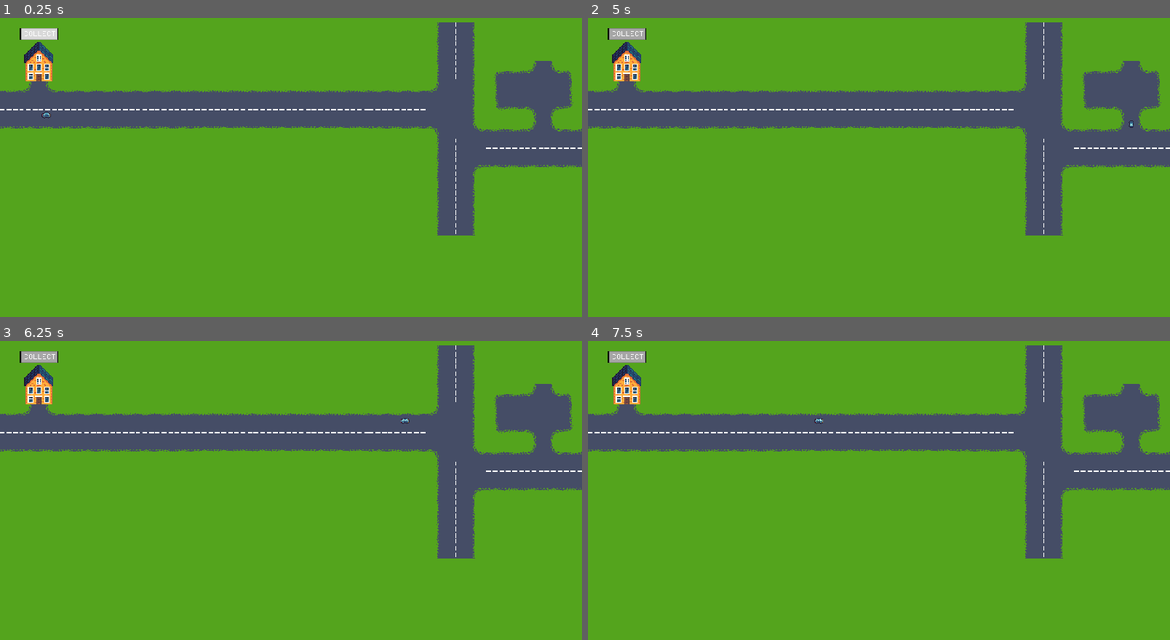
Above: before the commit, frames 1-4 (two rows, left to right).
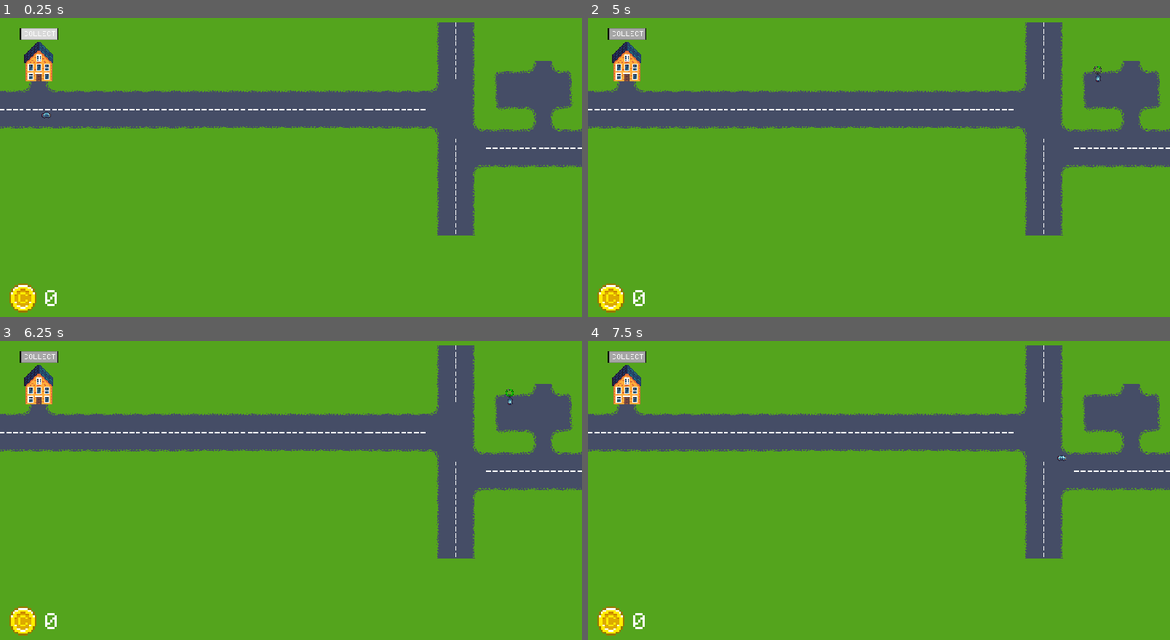
Above: after the commit, the same moments.

Repository: Damian153/idlegame
Game: Godot game, scene res://Scenes/world.tscn
Two runs of this game, one before a commit and one after it. Both use one fixed random seed, a clock stepped at 60 frames per second and the inputs below.
Inputs:
- Up to frame 1 (0.25 s): no input
- Up to frame 2 (5 s): click "COLLECT" at 0.5 s; click "COLLECT" at 1.25 s; click "COLLECT" at 2 s; tap Enter at 2.75 s; tap Space at 3.5 s
- Up to frame 3 (6.25 s): tap Enter at 5 s
- Up to frame 4 (7.5 s): tap Space at 7.25 s

The runs differ from the first frame. In frame 1, 0.4% of the frame differs, in the area x 1-10%, y 88-99%; in frame 2, 0.5%; in frame 3, 0.5%, in the area x 1-89%, y 16-99%; in frame 4, 0.5%.

Commit message:
many updatesd but bad

Diff:
--- /dev/null
+++ b/Scenes/CanvasLayer.gd
@@ -0,0 +1,6 @@
+extends CanvasLayer
+
+@onready var coins_text = $coins_text
+
+func _process(delta):
+	coins_text.text = str(Global.coins)
--- a/Scenes/blue_car.tscn
+++ b/Scenes/blue_car.tscn
@@ -1,15 +1,18 @@
-[gd_scene load_steps=7 format=3 uid="uid://daun0edjtjxrv"]
+[gd_scene load_steps=10 format=3 uid="uid://daun0edjtjxrv"]
 
 [ext_resource type="Script" path="res://blue_car.gd" id="1_1f7y2"]
 [ext_resource type="Texture2D" uid="uid://dw28vrkqv5kx3" path="res://pozegodor/blue_car_down.png" id="2_dx2h0"]
 [ext_resource type="Texture2D" uid="uid://b63bx5xer3teu" path="res://pozegodor/blue_car_left.png" id="3_xmh40"]
 [ext_resource type="Texture2D" uid="uid://by7baug6ste0q" path="res://pozegodor/blue_car_up.png" id="4_8x4pr"]
+[ext_resource type="Texture2D" uid="uid://b81sgwiai2pmd" path="res://pozegodor/circular progressbar/background.png" id="5_mko23"]
+[ext_resource type="Texture2D" uid="uid://cbgdjforyyhwy" path="res://pozegodor/circular progressbar/over.png" id="6_6aw3u"]
+[ext_resource type="Texture2D" uid="uid://dr3f18qghe72m" path="res://pozegodor/circular progressbar/progress.png" id="7_y181l"]
 
 [sub_resource type="Curve2D" id="Curve2D_ajpon"]
 _data = {
-"points": PackedVector2Array(0, 0, 0, 0, 64, 136, 0, 0, 0, 0 …(229 unchanged characters)… 0, 0, 0, 0, 896, 240, 0, 0, 0, 0, 896, 112, 0, 0, 0, 0, 896, 208, 0, 0, 0, 0, 888, 216, 0, 0, 0, 0, 880, …(177 unchanged characters)…
+"points": PackedVector2Array(0, 0, 0, 0, 64, 136, 0, 0, 0, 0 …(229 unchanged characters)… 0, 0, 0, 0, 896, 240, 0, 0, 0, 0, 896, 128, 0, 0, 0, 0, 840, 128, 0, 0, 0, 0, 888, 128, 0, 0, 0, 0, 888, 136, 0, 0, 0, 0, 888, 161, 0, 0, 0, 0, 888, 216, 0, 0, 0, 0, 880, …(177 unchanged characters)…
 }
-point_count = 25
+point_count = 28
 
 [sub_resource type="SpriteFrames" id="SpriteFrames_yu0pb"]
 animations = [{
@@ -58,3 +61,15 @@
 position = Vector2(7.31603, 0.320007)
 sprite_frames = SubResource("SpriteFrames_yu0pb")
 animation = &"left"
+
+[node name="progressbar" type="TextureProgressBar" parent="."]
+offset_left = 770.0
+offset_top = -8.0
+offset_right = 802.0
+offset_bottom = 24.0
+scale = Vector2(0.41, 0.41)
+fill_mode = 4
+texture_under = ExtResource("5_mko23")
+texture_over = ExtResource("6_6aw3u")
+texture_progress = ExtResource("7_y181l")
+tint_progress = Color(0, 0.745098, 0, 1)
--- /dev/null
+++ b/Scenes/houses.gd
@@ -0,0 +1,13 @@
+extends Area2D
+@onready var blue_car = $blue_car
+@onready var coin = $Coin
+@onready var animation_player = $AnimationPlayer
+
+func _ready():
+	animation_player.play("coin")
+
+func _process(_delta):
+	if blue_car.can_collect:
+		coin.visible = true
+	else:
+		coin.visible = false
--- a/Scenes/houses.tscn
+++ b/Scenes/houses.tscn
@@ -1,13 +1,53 @@
-[gd_scene load_steps=7 format=3 uid="uid://dcojodoefejqb"]
+[gd_scene load_steps=12 format=3 uid="uid://dcojodoefejqb"]
 
+[ext_resource type="Script" path="res://Scenes/houses.gd" id="1_rxcxe"]
 [ext_resource type="Texture2D" uid="uid://dmbu41mtsh4d6" path="res://pozegodor/house1.png" id="1_uactg"]
 [ext_resource type="Texture2D" uid="uid://bru1r2xsgkeoh" path="res://pozegodor/bloc.png" id="2_qhygh"]
 [ext_resource type="PackedScene" uid="uid://daun0edjtjxrv" path="res://Scenes/blue_car.tscn" id="3_s6itb"]
 [ext_resource type="Texture2D" uid="uid://dklu0lneulcn7" path="res://pozegodor/button/normal_button.png" id="4_cgw2t"]
 [ext_resource type="Texture2D" uid="uid://h2rfljqjwlfj" path="res://pozegodor/button/pressed_button.png" id="5_7dpkx"]
 [ext_resource type="Texture2D" uid="uid://ec0gtgdypd83" path="res://pozegodor/button/hover_button.png" id="6_dluei"]
+[ext_resource type="Texture2D" uid="uid://oe4x68fj7ube" path="res://pozegodor/circular progressbar/coin.png" id="7_4bg64"]
 
-[node name="Area2D" type="Area2D"]
+[sub_resource type="Animation" id="Animation_6b13q"]
+resource_name = "coin"
+loop_mode = 2
+tracks/0/type = "value"
+tracks/0/imported = false
+tracks/0/enabled = true
+tracks/0/path = NodePath("Coin:position")
+tracks/0/interp = 1
+tracks/0/loop_wrap = true
+tracks/0/keys = {
+"times": PackedFloat32Array(0, 1),
+"transitions": PackedFloat32Array(1, 1),
+"update": 0,
+"values": [Vector2(0, -80.19), Vector2(0, -90)]
+}
+
+[sub_resource type="Animation" id="Animation_i7bg6"]
+length = 0.001
+tracks/0/type = "value"
+tracks/0/imported = false
+tracks/0/enabled = true
+tracks/0/path = NodePath("Coin:position")
+tracks/0/interp = 1
+tracks/0/loop_wrap = true
+tracks/0/keys = {
+"times": PackedFloat32Array(0),
+"transitions": PackedFloat32Array(1),
+"update": 0,
+"values": [Vector2(0, -80.19)]
+}
+
+[sub_resource type="AnimationLibrary" id="AnimationLibrary_ocir5"]
+_data = {
+"RESET": SubResource("Animation_i7bg6"),
+"coin": SubResource("Animation_6b13q")
+}
+
+[node name="houses" type="Area2D"]
+script = ExtResource("1_rxcxe")
 
 [node name="house1" type="Sprite2D" parent="."]
 scale = Vector2(1.5, 1.5)
@@ -44,4 +84,16 @@
 theme_override_font_sizes/font_size = 20
 text = "COLLECT"
 
+[node name="Coin" type="Sprite2D" parent="."]
+position = Vector2(0, -80.19)
+scale = Vector2(0.47, 0.47)
+texture = ExtResource("7_4bg64")
+
+[node name="AnimationPlayer" type="AnimationPlayer" parent="."]
+libraries = {
+"": SubResource("AnimationLibrary_ocir5")
+}
+autoplay = "coin"
+
+[connection signal="button_up" from="TextureButton" to="blue_car" method="_on_texture_button_button_up"]
 [connection signal="pressed" from="TextureButton" to="blue_car" method="_on_texture_button_pressed"]
--- a/Scenes/world.tscn
+++ b/Scenes/world.tscn
@@ -1,8 +1,10 @@
-[gd_scene load_steps=7 format=3 uid="uid://b0klq4284m56i"]
+[gd_scene load_steps=9 format=3 uid="uid://b0klq4284m56i"]
 
 [ext_resource type="Texture2D" uid="uid://js2c1ak55o4d" path="res://pozegodor/tilemap.png" id="1_7rhx4"]
 [ext_resource type="Texture2D" uid="uid://x4s04r83r2g6" path="res://pozegodor/CityBuilder.png" id="2_b8i7p"]
 [ext_resource type="PackedScene" uid="uid://dcojodoefejqb" path="res://Scenes/houses.tscn" id="3_jbj48"]
+[ext_resource type="Script" path="res://Scenes/CanvasLayer.gd" id="4_58j50"]
+[ext_resource type="Texture2D" uid="uid://oe4x68fj7ube" path="res://pozegodor/circular progressbar/coin.png" id="4_akv0h"]
 
 [sub_resource type="TileSetAtlasSource" id="TileSetAtlasSource_6wmgr"]
 texture = ExtResource("1_7rhx4")
@@ -173,5 +175,21 @@
 layer_3/name = "houses"
 layer_3/tile_data = PackedInt32Array()
 
-[node name="Area2D" parent="." instance=ExtResource("3_jbj48")]
+[node name="houses" parent="." instance=ExtResource("3_jbj48")]
 position = Vector2(64, 97)
+
+[node name="CanvasLayer" type="CanvasLayer" parent="."]
+script = ExtResource("4_58j50")
+
+[node name="coin" type="Sprite2D" parent="CanvasLayer"]
+position = Vector2(38, 487)
+texture = ExtResource("4_akv0h")
+
+[node name="coins_text" type="Label" parent="CanvasLayer"]
+texture_filter = 3
+offset_left = 71.0
+offset_top = 474.0
+offset_right = 123.0
+offset_bottom = 505.0
+theme_override_font_sizes/font_size = 30
+text = "99"
--- a/blue_car.gd
+++ b/blue_car.gd
@@ -4,17 +4,21 @@
 @export var speed = 230
 @onready var animated_sprite_2d = $Path2D/PathFollow2D/AnimatedSprite2D
 @onready var texture_button = $"../TextureButton"
-var direction = 1
+@onready var progressbar = $progressbar
+@export var can_collect = false
 var start_pos
+var collecting_pos :Vector2 = Vector2.ZERO
 var x
 var y
-var collected = false
 var can_move : int = 0
+var button_pressed
+var coin_amount = 1
 func _ready():
 	x = path_follow_2d.position.x
 	y = path_follow_2d.position.y
 	start_pos = path_follow_2d.progress
 	can_move = 1
+	progressbar.visible = false
 
 func _process(delta):
 	x = path_follow_2d.position.x
@@ -25,10 +29,30 @@
 	if path_follow_2d.progress_ratio == 1:
 		path_follow_2d.progress_ratio = 0
 		can_move = 0
-	if path_follow_2d.progress == start_pos and can_move:
+
+	if path_follow_2d.progress == start_pos:
+		can_move = 0
+		can_collect = true
+
+	if can_collect == true and button_pressed:
+		Global.coins += coin_amount
+		button_pressed = false
 		can_move = 1
+		can_collect = false
 
-	print (path_follow_2d.progress_ratio)
+	if float (path_follow_2d.progress_ratio) > 0.516 and collecting_pos == Vector2.ZERO:
+		collecting_pos = path_follow_2d.position
+
+	if path_follow_2d.position == collecting_pos:
+		can_move = 0
+		progressbar.visible = true
+		progressbar.value +=  delta * 30
+		if progressbar.value == 100:
+			can_move = 1
+			progressbar.visible = false
+			progressbar.value = 0
+
+
 
 	if path_follow_2d.position.x - x:
 		animated_sprite_2d.animation = "left"
@@ -41,7 +65,5 @@
 
 
 
-
-
 func _on_texture_button_pressed():
-	can_move = 1
+	button_pressed = true
--- a/global.gd
+++ b/global.gd
@@ -1,6 +1,5 @@
 extends Node
 
-
-# Called every frame. 'delta' is the elapsed time since the previous frame.
+var coins = 0
 func _process(delta):
 	pass
Binary file added: pozegodor/circular progressbar/background.png
Not shown, added: pozegodor/circular progressbar/background.png.import
Binary file added: pozegodor/circular progressbar/coin.png
Not shown, added: pozegodor/circular progressbar/coin.png.import
Binary file added: pozegodor/circular progressbar/over.png
Not shown, added: pozegodor/circular progressbar/over.png.import
Binary file added: pozegodor/circular progressbar/progress.png
Not shown, added: pozegodor/circular progressbar/progress.png.import
